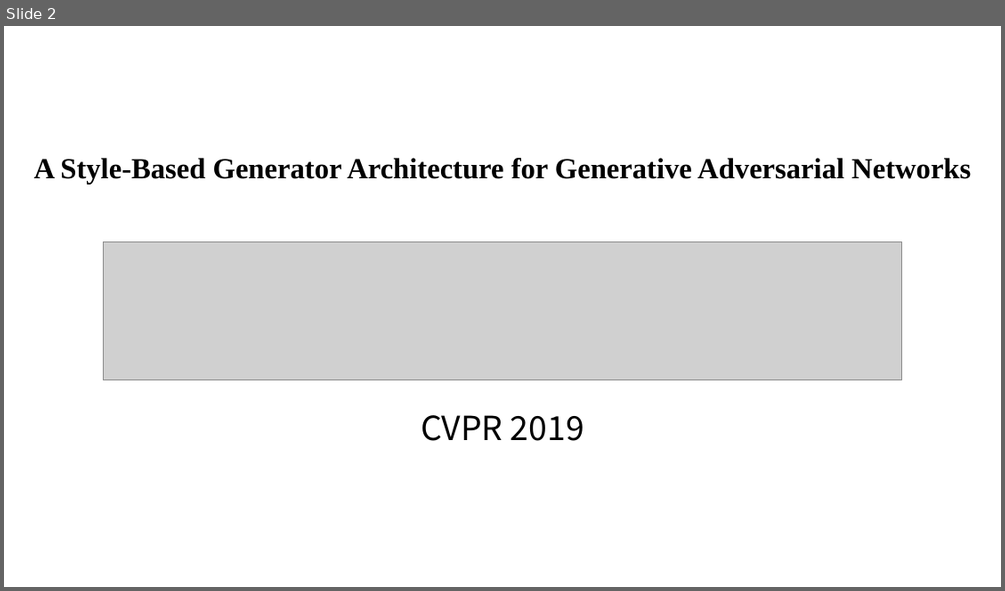
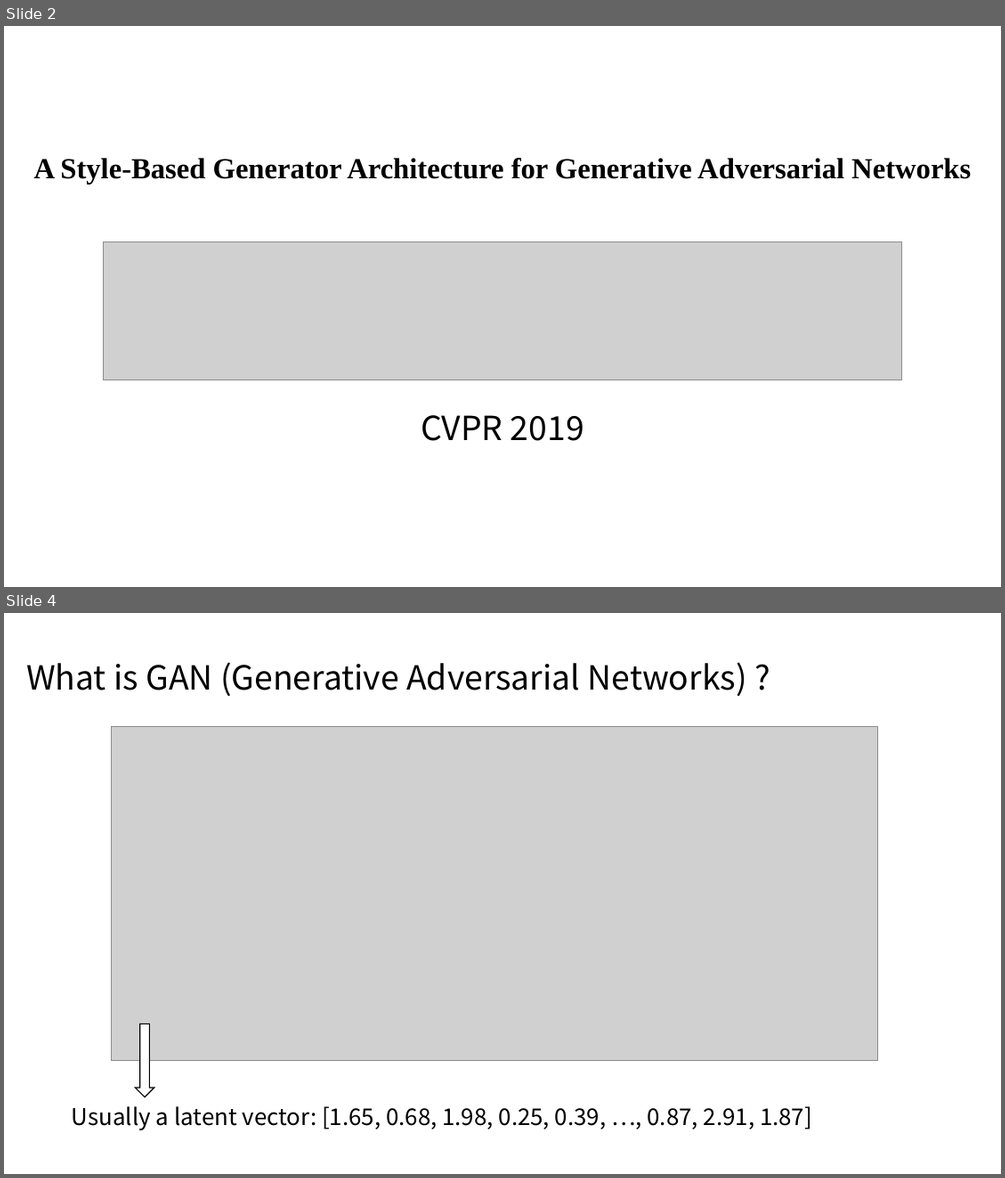
Before and after one commit to CHIANGEL/Learning-GAN, a slide deck: Presentation/A Style-Based Generator Architecture for Generative Adversarial Networks/A Style-Based Generator Architecture for Generative Adversarial Networks.pptx. Shown one above the other, each under a label of ours: slide 2 before the commit, slides 2 and 4 after it; the slides between them are not shown. The pictures are 1005x591 and 1005x1178 pixels, drawn with LibreOffice and Linux fonts; fonts in the diff are those of the drawing; grey boxes stand for pictures. Boxes give left, top, right and bottom in pixels: in the first picture for what was removed or moved away, otherwise in the second. Text is boxed around its words. In the diff, an @@ line names an element or a change of style, - is before the commit and + after.

```diff
--- a/Presentation/A Style-Based Generator Architecture for Generative Adversarial Networks/A Style-Based Generator Architecture for Generative Adversarial Networks.pptx
+++ b/Presentation/A Style-Based Generator Architecture for Generative Adversarial Networks/A Style-Based Generator Architecture for Generative Adversarial Networks.pptx
@@ slide 4 added at (x1=4, y1=613, x2=1001, y2=1174), background #FFFFFF @@
@@ title added at (x1=26, y1=662, x2=747, y2=696), 32 pt, text #000000 @@
+What is GAN (Generative Adversarial Networks) ?
@@ picture added at (x1=112, y1=727, x2=878, y2=1061) @@
@@ down arrow added at (x1=136, y1=1023, x2=154, y2=1097), fill #FFFFFF, outline #000000 1 pt @@
@@ subtitle added at (x1=72, y1=1106, x2=812, y2=1130), 22.2 pt, text #000000 @@
+Usually a latent vector: [1.65, 0.68, 1.98, 0.25, 0.39, …, 0.87, 2.91, 1.87]
```
Also in this commit, not shown: 2 slides changed, 15 other slides added, 1 slide removed.
